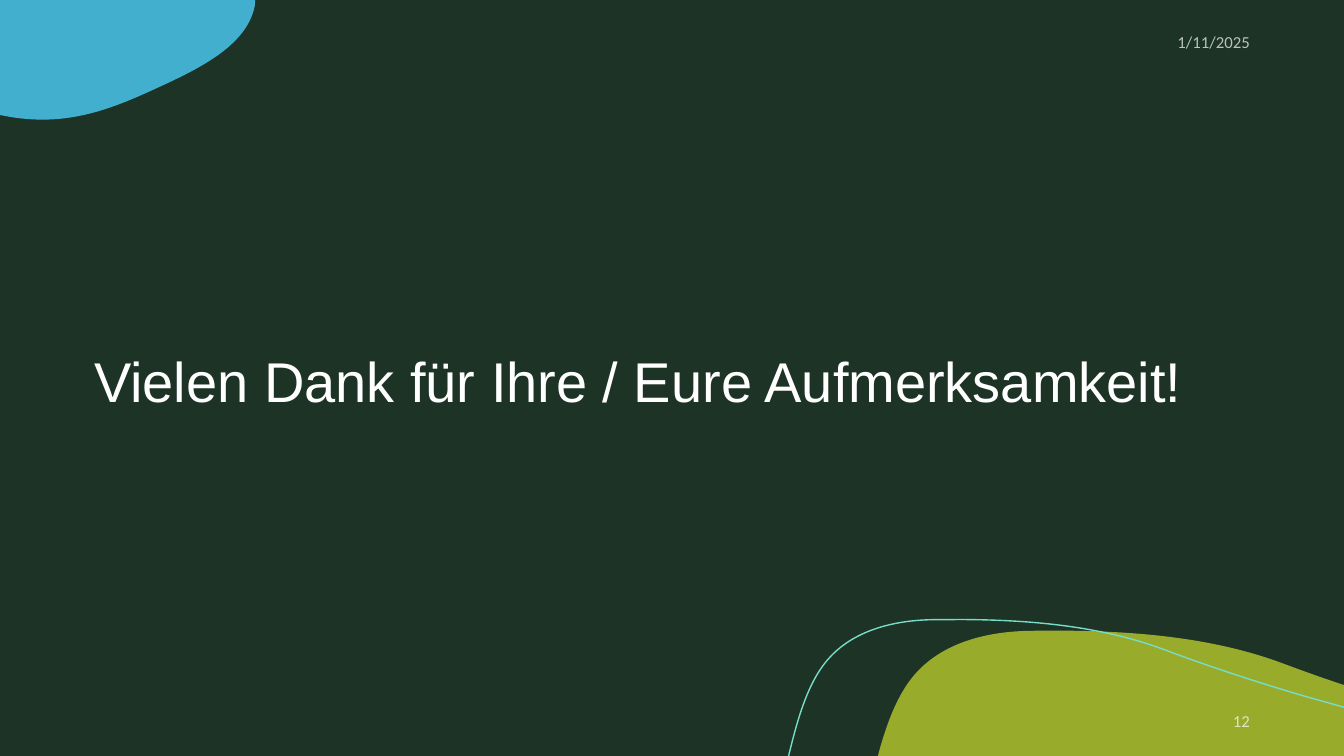
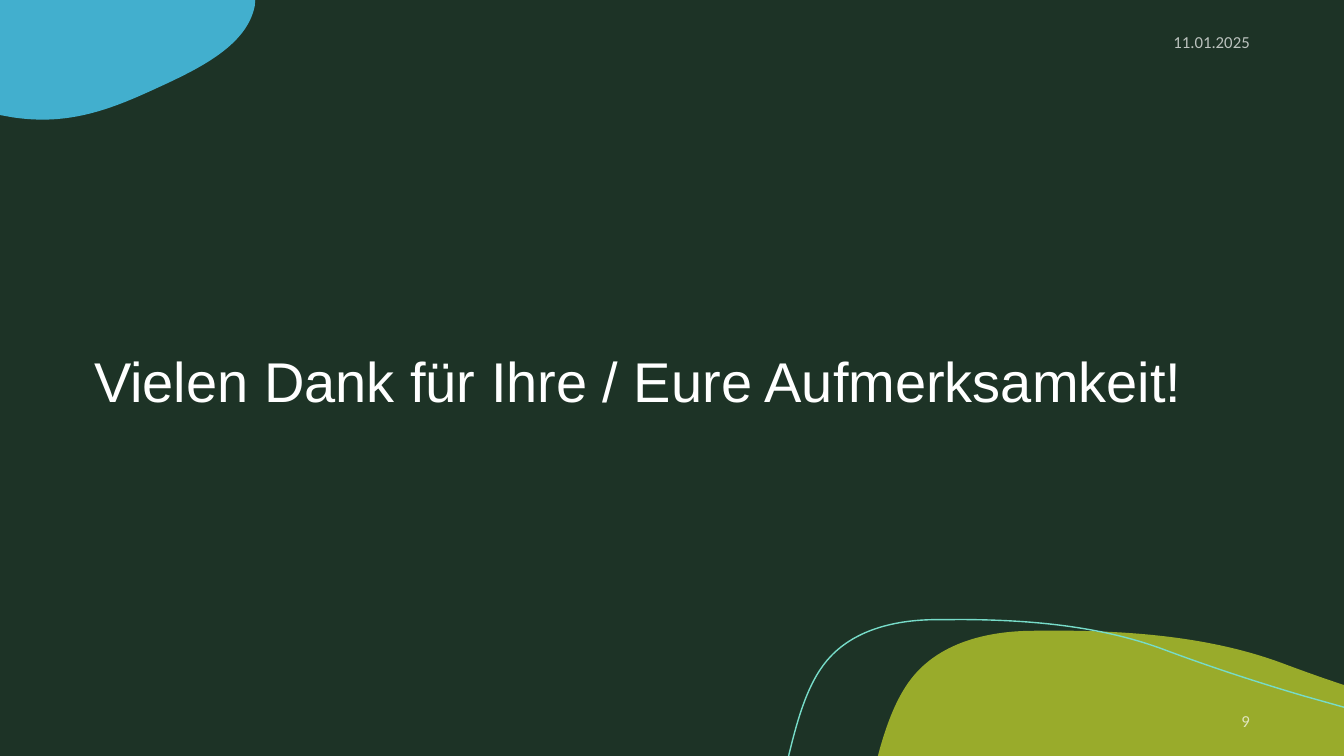
Before and after one commit to zIExpantion/ZumGelbenBach, a slide deck: slide 9 of Dokumente/Sprint-Backlog/Sprint-Backlog3.pptx (slide 12 before the commit). Drawn at 1344x756 pixels with LibreOffice and Linux fonts; fonts in the diff are those of the drawing; background and template pictures are left out. Boxes give left, top, right and bottom in pixels: in the first picture for what was removed or moved away, otherwise in the second. Text is boxed around its words. In the diff, an @@ line names an element or a change of style, - is before the commit and + after.

```diff
--- a/Dokumente/Sprint-Backlog/Sprint-Backlog3.pptx
+++ b/Dokumente/Sprint-Backlog/Sprint-Backlog3.pptx
@@ text at (1173,37,1249,48): text changed @@
-1/11/2025
+11.01.2025
@@ page number at (1241,716,1249,727): text changed @@
-12
+9
```
Also in this commit, not shown: 5 other slides changed, 3 slides removed.
